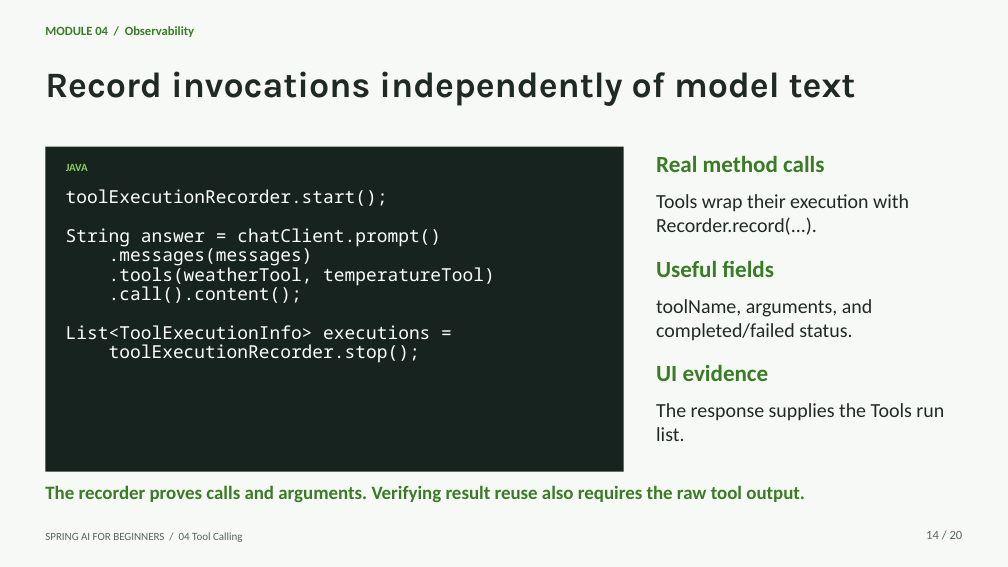
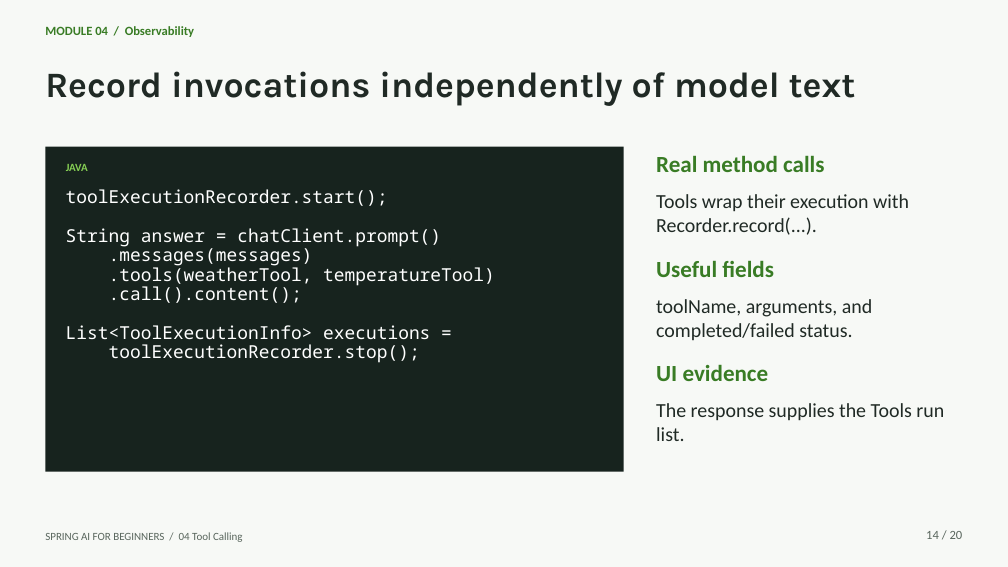
Before and after one commit to microsoft/Spring-AI-for-Beginners, a slide deck: slide 14 of presentations/04-tool-calling-with-spring-ai.pptx. Drawn at 1008x567 pixels with LibreOffice and Linux fonts; fonts in the diff are those of the drawing. Boxes give left, top, right and bottom in pixels: in the first picture for what was removed or moved away, otherwise in the second. Text is boxed around its words. In the diff, an @@ line names an element or a change of style, - is before the commit and + after.

```diff
--- a/presentations/04-tool-calling-with-spring-ai.pptx
+++ b/presentations/04-tool-calling-with-spring-ai.pptx
@@ text removed at <box>45,485,805,502</box> @@
-The recorder proves calls and arguments. Verifying result reuse also requires the raw tool output.
```
Also in this commit, not shown: 18 other slides changed, 5 other files.
